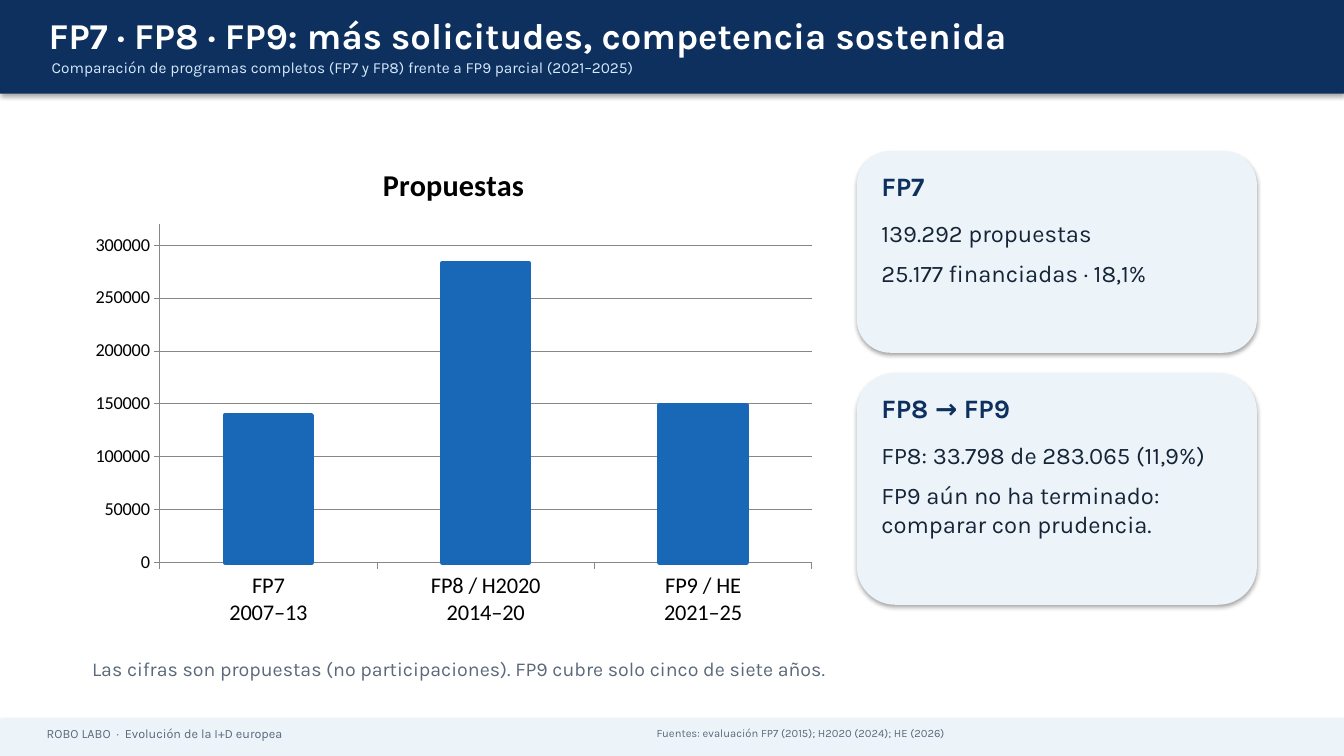
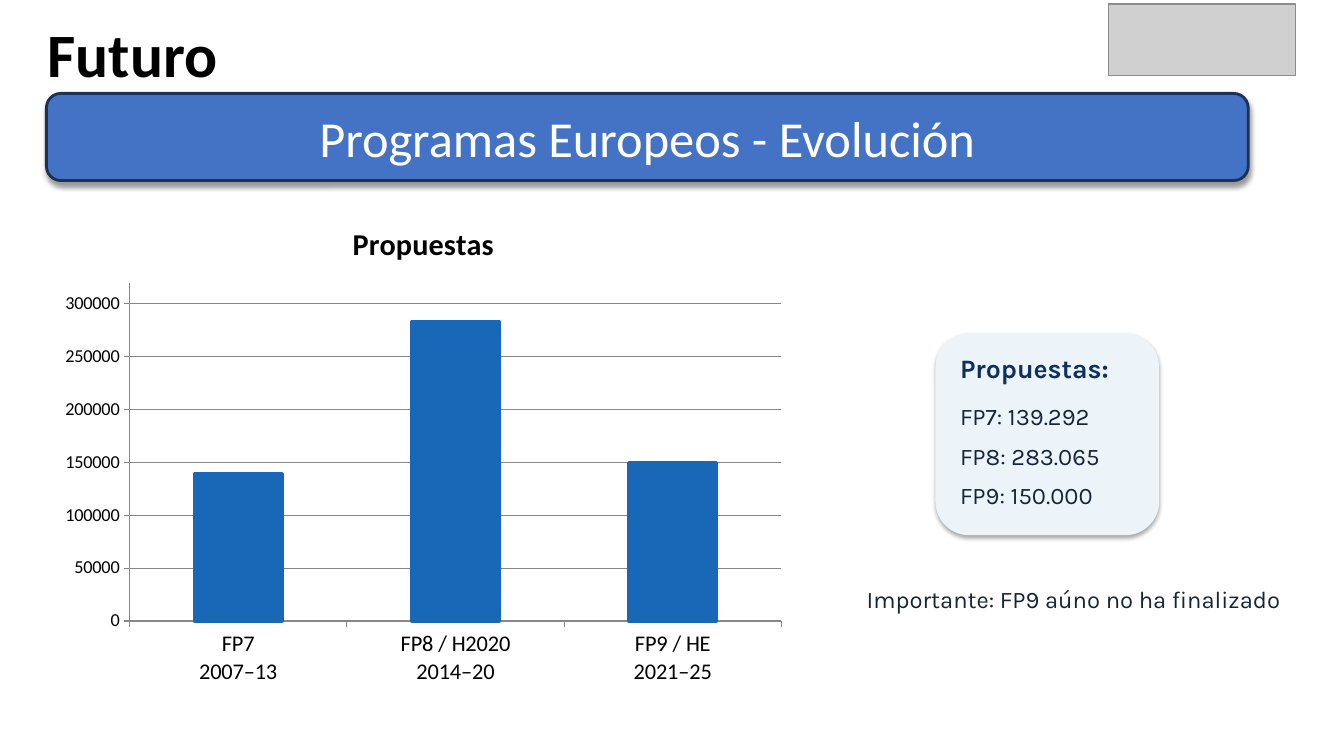
Before and after one commit to aguti/2026_Paraguay, a slide deck: slide 39 of projects/20261105_Robolabo_Paraguay_PROYECTOS.pptx. Drawn at 1344x756 pixels with LibreOffice and Linux fonts; fonts in the diff are those of the drawing; grey boxes stand for pictures. Boxes give left, top, right and bottom in pixels: in the first picture for what was removed or moved away, otherwise in the second. Text is boxed around its words. In the diff, an @@ line names an element or a change of style, - is before the commit and + after.

```diff
--- a/projects/20261105_Robolabo_Paraguay_PROYECTOS.pptx
+++ b/projects/20261105_Robolabo_Paraguay_PROYECTOS.pptx
@@ rectangle removed at (0, 0, 1344, 94) @@
@@ text removed at (49, 20, 1007, 58) @@
-FP7 · FP8 · FP9: más solicitudes, competencia sostenida
@@ picture added at (1109, 4, 1296, 76) @@
@@ text added at (48, 37, 218, 78), 44 pt, text #000000, bold @@
+Futuro
@@ text removed at (52, 61, 633, 77) @@
-Comparación de programas completos (FP7 y FP8) frente a FP9 parcial (2021–2025)
@@ rounded rectangle added at (46, 94, 1248, 180), fill #4472C4, outline #1D3155 2 pt, 36 pt, text #FFFFFF @@
+Programas Europeos - Evolución
@@ rounded rectangle removed at (857, 151, 1257, 353) @@
@@ text removed at (881, 178, 924, 196) @@
-FP7
@@ column chart at (50, 202, 797, 696) @@
@@ category axis changed @@
@@ value axis changed @@
@@ column chart: place and size @@
-column chart at (81, 143, 827, 637)
+column chart at (50, 202, 797, 696)
@@ text removed at (881, 227, 1147, 285) @@
-139.292 propuestas
-25.177 financiadas · 18,1%
@@ rounded rectangle: place and size @@
-rounded rectangle at (857, 373, 1257, 605)
+rounded rectangle at (936, 334, 1159, 535)
@@ text added at (960, 360, 1109, 385), 19 pt, text #0D305E, bold @@
+Propuestas:
@@ text removed at (881, 400, 1010, 419) @@
-FP8 → FP9
@@ text added at (960, 410, 1099, 505), 17 pt, text #162437 @@
+FP7: 139.292
+FP8: 283.065
+FP9: 150.000
@@ text removed at (881, 447, 1205, 538) @@
-FP8: 33.798 de 283.065 (11,9%)
-FP9 aún no ha terminado: comparar con prudencia.
@@ text added at (867, 590, 1280, 614), 17 pt, text #162437 @@
+Importante: FP9 aúno no ha finalizado
@@ text removed at (92, 662, 825, 681) @@
-Las cifras son propuestas (no participaciones). FP9 cubre solo cinco de siete años.
@@ rectangle removed at (0, 719, 1344, 756) @@
@@ text removed at (47, 728, 282, 741) @@
-ROBO LABO · Evolución de la I+D europea
@@ text removed at (657, 728, 944, 738) @@
-Fuentes: evaluación FP7 (2015); H2020 (2024); HE (2026)
```
Also in this commit, not shown: 6 other slides changed, 1 slide added, 1 slide removed, 1 other file.
